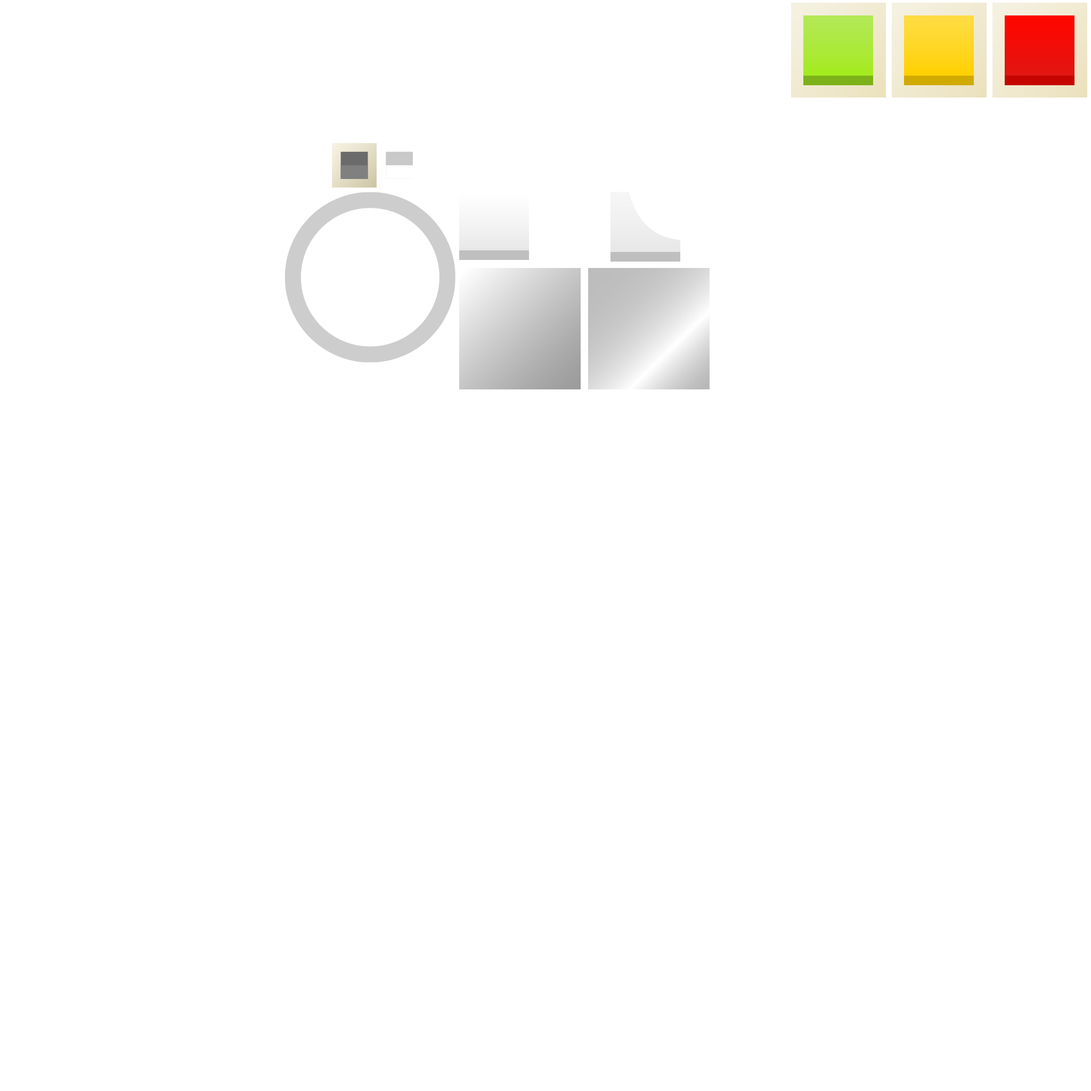
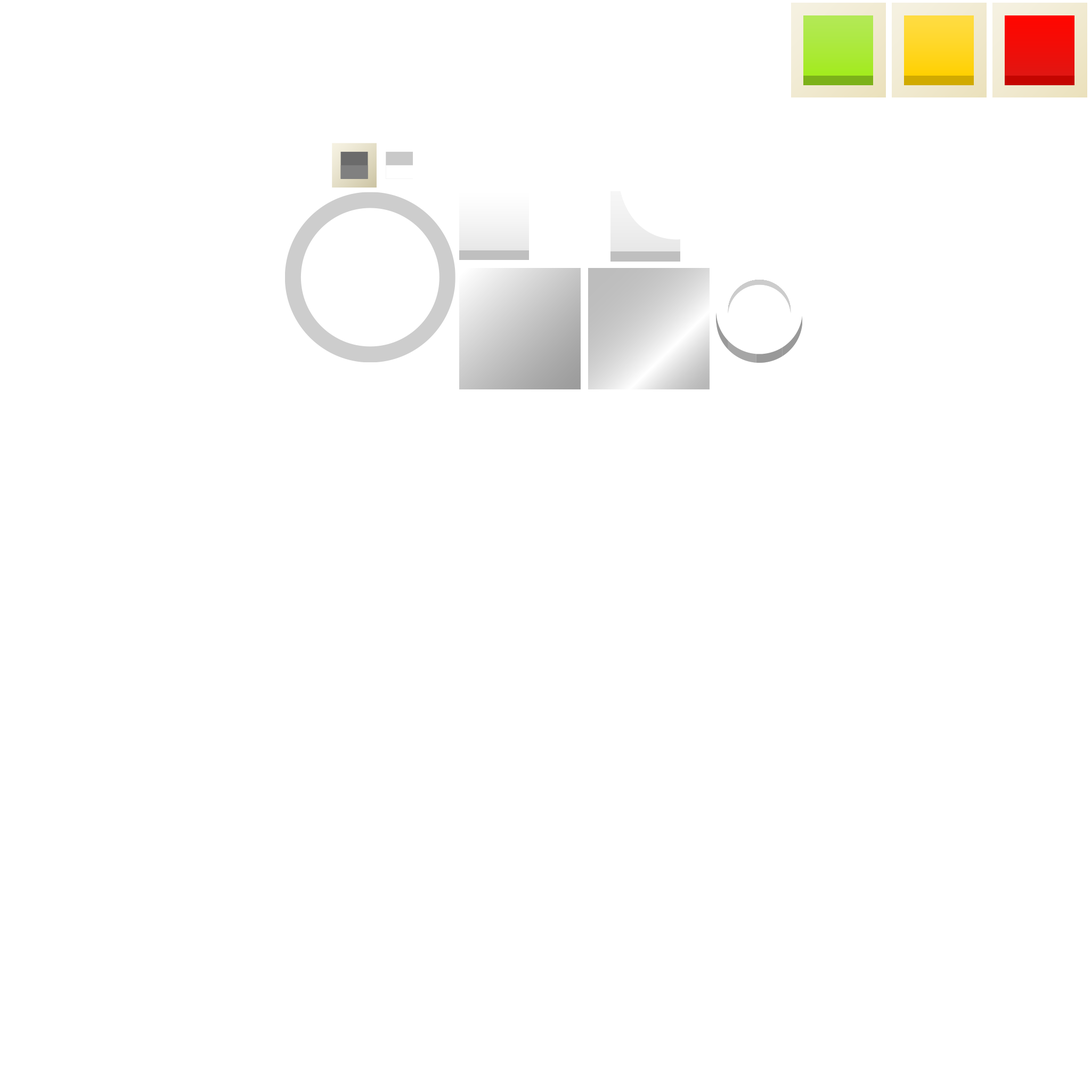
Comparing the layer stacks of the two 1091px x 1091px images. Changes:
added layer "Layer 26" above "Layer 24" over box(716, 279, 803, 363)
added layer "Layer 24" above "Векторный смарт-объект" over box(610, 191, 681, 253)
